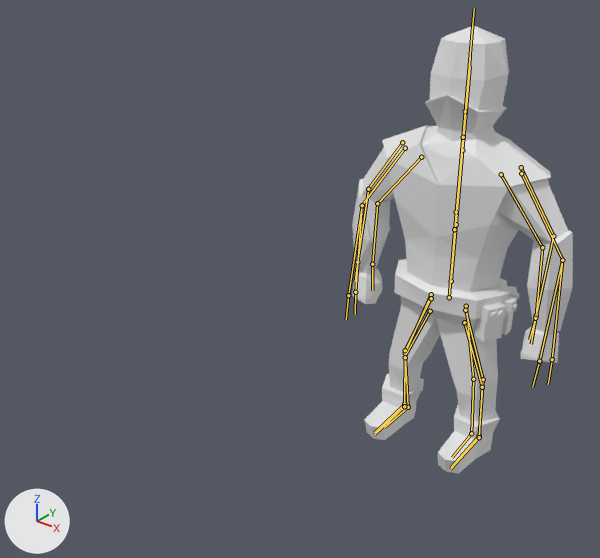
Two versions of the Blender file Animations/RogueBladeLeftAttack.blend, one commit apart.
The view is the same before and after, from a 50 mm lens placed at (7.09, -13.69, 11.11), pointed at (-0.97, -3.62, 4.86). Lighting does not change. The marker at lower left points along +X, +Y and +Z. The bones that bend it are drawn over the model as lines.
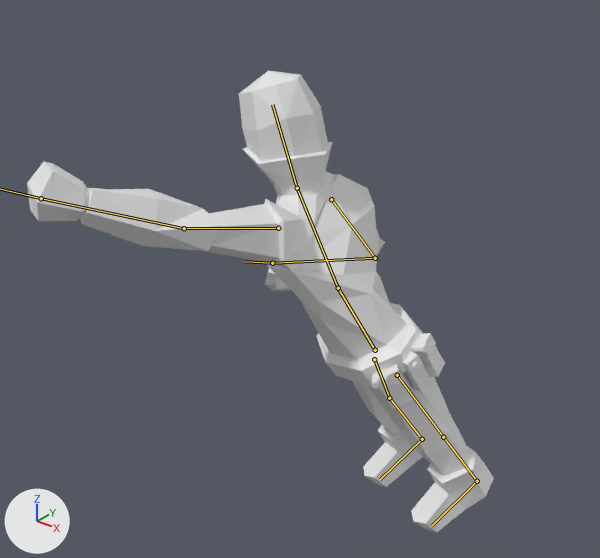
The newer file adds an action. The first version stands in its rest pose; the second is drawn at frame 10 of the action 'Armature.000Action.004'.

Boxes (x1, y1, x2, y2) around the edits, measured in the pictures (600 x 558 px):
'Cube', posed (111% wider): before (352, 26, 573, 474); after (27, 71, 494, 532)
bone 'Root', root to tip: before (449, 297) to (454, 229); after (375, 350) to (338, 288)
bone 'Chest', root to tip: before (454, 229) to (463, 137); after (338, 288) to (297, 188)
bone 'Arm.R', root to tip: before (362, 205) to (355, 292); after (375, 258) to (272, 263)
bone 'Hand.R', root to tip: before (355, 292) to (355, 314); after (272, 263) to (244, 261)
bone 'Shoulder.L', root to tip: before (521, 173) to (562, 259); after (278, 228) to (184, 228)
bone 'Arm.L', root to tip: before (562, 260) to (552, 359); after (184, 228) to (41, 198)
bone 'Head', root to tip: before (463, 137) to (470, 57); after (297, 188) to (272, 104)

Edits to the bpy script that builds the scene:
```text
Change bone_root:
    where bone_root = bpy.data.objects['Armature'].pose.bones['Root']
    bone_root.location: (0.0, 0.0, 0.0) -> (0.0, 0.0, 2.68)
    bone_root.rotation_euler: (0.0, 0.0, 0.0) -> (0.401, -0.436, 0.157)  # degrees (0, 0, 0) -> degrees (23, -25, 9)
Change bone_chest:
    where bone_chest = bpy.data.objects['Armature'].pose.bones['Chest']  # child of 'Root'
    bone_chest.rotation_euler: (0.0, 0.0, 0.0) -> (-0.314, -0.681, 0.506)  # degrees (0, 0, 0) -> degrees (-18, -39, 29)
Change bone_arm_r:
    where bone_arm_r = bpy.data.objects['Armature'].pose.bones['Arm.R']  # child of 'Shoulder.R'
    bone_arm_r.rotation_quaternion: (1.0, 0.0, 0.0, 0.0) -> (0.513, -0.779, -0.275, 0.233)  # degrees (0, 0, 0) -> degrees (-111, 5, 42)
Change bone_hand_r:
    where bone_hand_r = bpy.data.objects['Armature'].pose.bones['Hand.R']  # child of 'Arm.R'
    bone_hand_r.rotation_quaternion: (1.0, 0.0, 0.0, 0.0) -> (0.994, -0.08, 0.065, 0.024)  # degrees (0, 0, 0) -> degrees (-9, 8, 2)
Change bone_shoulder_l:
    where bone_shoulder_l = bpy.data.objects['Armature'].pose.bones['Shoulder.L']  # child of 'Chest'
    bone_shoulder_l.rotation_quaternion: (1.0, 0.0, 0.0, 0.0) -> (0.614, -0.48, -0.479, 0.403)  # degrees (0, 0, 0) -> degrees (-85, -12, 77)
Change bone_arm_l:
    where bone_arm_l = bpy.data.objects['Armature'].pose.bones['Arm.L']  # child of 'Shoulder.L'
    bone_arm_l.rotation_quaternion: (1.0, 0.0, 0.0, 0.0) -> (0.909, -0.154, -0.329, -0.204)  # degrees (0, 0, 0) -> degrees (-11, -41, -21)
Change bone_head:
    where bone_head = bpy.data.objects['Armature'].pose.bones['Head']  # child of 'Chest'
    bone_head.rotation_quaternion: (1.0, 0.0, 0.0, 0.0) -> (0.967, -0.064, 0.238, -0.07)  # degrees (0, 0, 0) -> degrees (-10, 27, -11)
```
